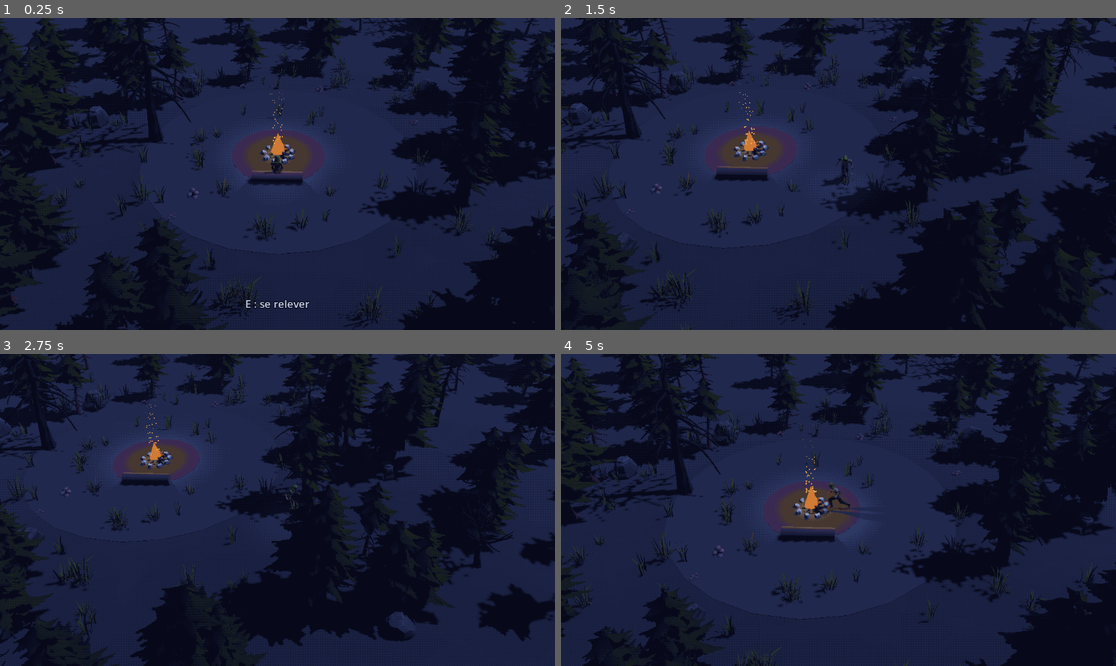
Above: before the commit, frames 1-4 (two rows, left to right).
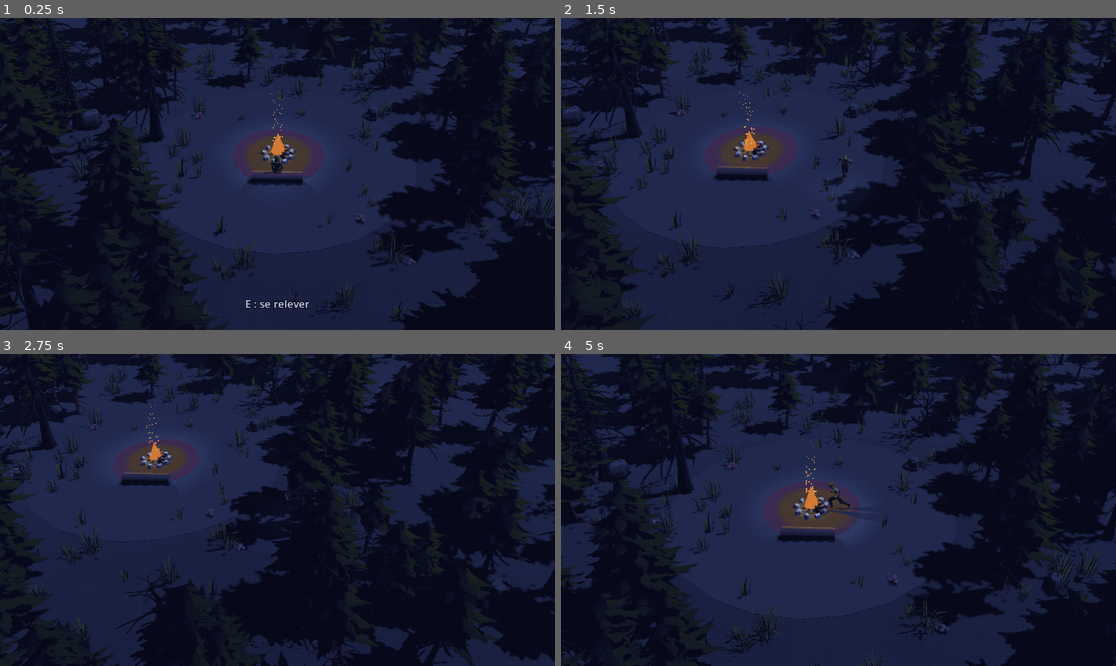
Above: after the commit, the same moments.

Repository: tomberardpro-tech/Dark-Fantasy
Game: Godot game, scene res://scenes/main.tscn
Two runs of this game, one before a commit and one after it. Both use one fixed random seed, a clock stepped at 60 frames per second and the inputs below.
Inputs (mouse positions are in pixels of both pictures, inside the frame that each line leads up to):
- Up to frame 1 (0.25 s): no input
- Up to frame 2 (1.5 s): tap Enter at 0.5 s; move the mouse to (960, 158) at 0.52 s; hold D (droite) 0.53-1.28 s; hold Shift (courir) 0.53-1.28 s; click (960, 158) at 0.67 s; move the mouse to (727, 189) at 1.27 s; hold Down from 1.28 s (still down); tap E (interagir) at 1.35 s
- Up to frame 3 (2.75 s): move the mouse to (333, 441) at 2.02 s; release Down at 2.03 s; hold D (droite) from 2.03 s (still down); tap S (reculer) at 2.1 s
- Up to frame 4 (5 s): move the mouse to (810, 572) at 2.77 s; release D (droite) at 2.78 s; hold W (avancer) 2.78-3.53 s; tap Space (roulade) at 2.85 s; click (810, 572) at 2.92 s; move the mouse to (1005, 556) at 3.52 s; hold Shift (courir) 3.53-4.28 s; hold A (gauche) from 3.53 s (still down); move the mouse to (672, 463) at 4.27 s; tap E (interagir) at 4.35 s

The runs differ from the first frame. In frame 1, 17% of the frame differs, in the area x 0-100%, y 0-100%; in frame 2, 14%; in frame 3, 16%; in frame 4, 18%.

Commit message:
Forêt plus dense : 380 pins et 50 arbres morts
Co-Authored-By: Claude Opus 5.5 <noreply@anthropic.com>

Diff:
--- a/scripts/foret.gd
+++ b/scripts/foret.gd
@@ -8,8 +8,8 @@
 @export var rayon_clairiere := 8.0
 ## Jusqu'où s'étend la forêt.
 @export var rayon_foret := 38.0
-@export var nombre_pins := 220
-@export var nombre_arbres_morts := 30
+@export var nombre_pins := 380
+@export var nombre_arbres_morts := 50
 @export var nombre_rochers := 14
 @export var nombre_herbes := 90
 ## Change ce nombre pour obtenir une autre disposition des arbres.
